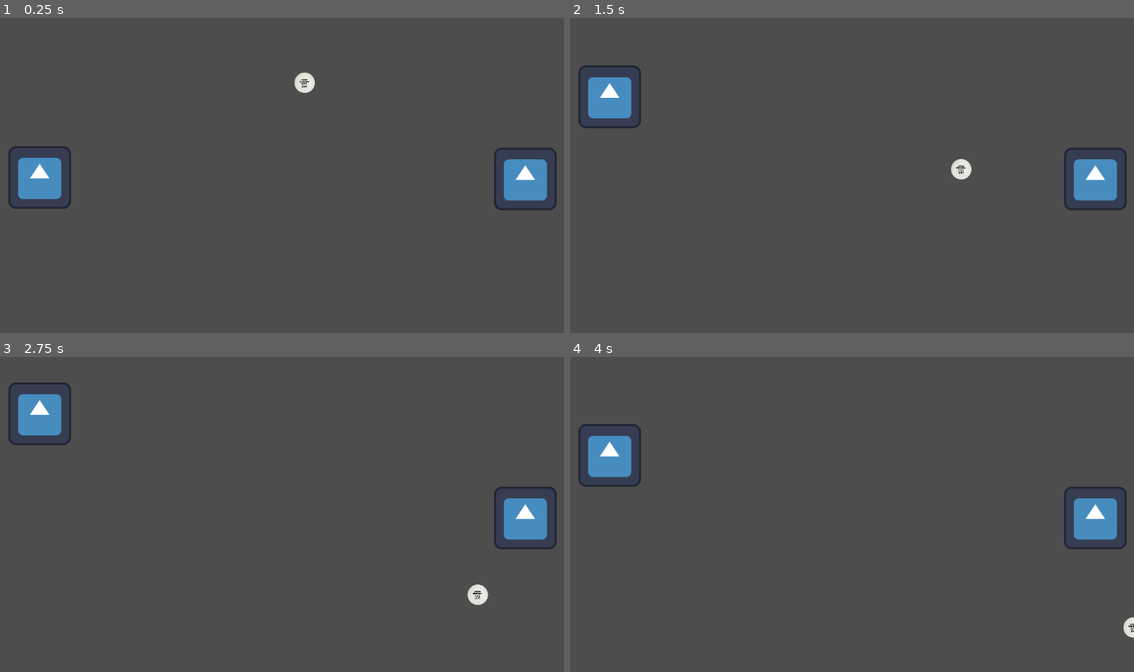
Above: before the commit, frames 1-4 (two rows, left to right).
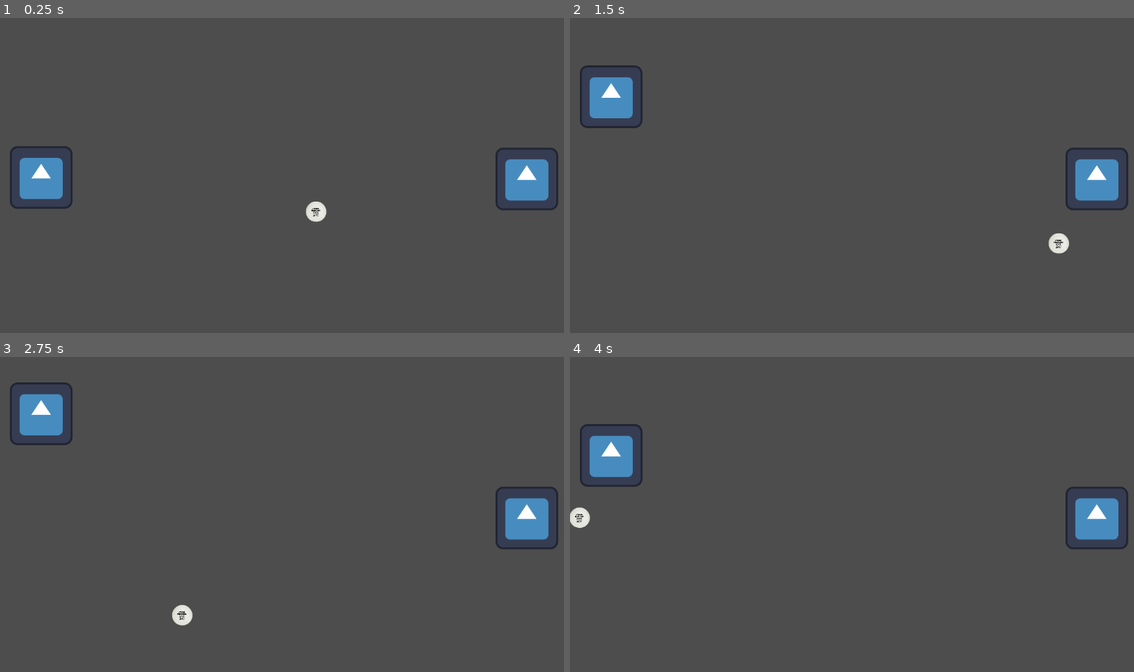
Above: after the commit, the same moments.

Repository: SOrtiz1967/Pong-Ortiz-2026
Game: Godot game, scene res://juego/mundo.tscn
The game is run twice, just before and just after one commit, with the same random seed, the same clock (stepped at 60 frames per second) and the same inputs. The engine's default icon, where the game draws it, is replaced by a stand-in: a white triangle on a blue panel in a dark square.
Inputs:
- Up to frame 1 (0.25 s): no input
- Up to frame 2 (1.5 s): hold W (arriba1) 0.53-1.28 s; hold S (abajo1) from 1.28 s (still down)
- Up to frame 3 (2.75 s): release S (abajo1) at 2.03 s; hold W (arriba1) from 2.03 s (still down)
- Up to frame 4 (4 s): release W (arriba1) at 3.53 s; hold S (abajo1) from 3.53 s (still down)

The runs differ from the first frame. In frame 1, 1.0% of the frame differs, in the area x 1-99%, y 17-65%; in frame 2, 1.0%; in frame 3, 0.9%; in frame 4, 0.9%.

Commit message:
funcionando la logica del juego mandando los puntos por la terminal

Diff:
--- /dev/null
+++ b/-pong/juego/mundo.gd
@@ -0,0 +1,30 @@
+extends Node2D
+#inicializo los puntos de ambos jugadores en 0
+var puntos_jugador_izq = 0
+var puntos_jugador_der = 0
+
+# Called when the node enters the scene tree for the first time.
+func _ready() -> void:
+	pass # Replace with function body.
+
+
+# Called every frame. 'delta' is the elapsed time since the previous frame.
+func _process(delta: float) -> void:
+	pass
+
+
+func _on_arcoizq_body_entered(body: Node2D) -> void:
+
+
+	if body.name == "pelota":
+		puntos_jugador_der += 1
+		print("Puntos Derecha: ", puntos_jugador_der)
+		body.call_deferred("reiniciar")
+
+func _on_arcoder_body_entered(body: Node2D) -> void:
+
+
+	if body.name == "pelota":
+		puntos_jugador_izq += 1
+		print("Puntos izquierda: ", puntos_jugador_izq)
+		body.call_deferred("reiniciar")
--- a/-pong/juego/mundo.tscn
+++ b/-pong/juego/mundo.tscn
@@ -1,16 +1,16 @@
 [gd_scene format=3 uid="uid://c0dcuc827yyyw"]
 
 [ext_resource type="PackedScene" uid="uid://ckwepa1swqv7r" path="res://juego/paletajugador.tscn" id="1_hssua"]
+[ext_resource type="Script" uid="uid://b21o7tskgpxue" path="res://juego/mundo.gd" id="1_sh0ne"]
 [ext_resource type="PackedScene" uid="uid://803d2ai4ii2e" path="res://juego/techo.tscn" id="2_ci5ue"]
 [ext_resource type="PackedScene" uid="uid://bbhmm355joxlv" path="res://juego/piso.tscn" id="3_embnx"]
-[ext_resource type="Texture2D" uid="uid://dex280ft6iym8" path="res://imgs/pelotita.png" id="4_embnx"]
-[ext_resource type="Script" uid="uid://dgf2n1vf3kcsq" path="res://juego/pelota.gd" id="4_sh0ne"]
+[ext_resource type="PackedScene" uid="uid://bcuissmgaa8mh" path="res://juego/pelota.tscn" id="4_embnx"]
 
-[sub_resource type="CircleShape2D" id="CircleShape2D_sh0ne"]
-radius = 21.0
+[sub_resource type="RectangleShape2D" id="RectangleShape2D_mplgi"]
+size = Vector2(385, 660)
 
 [node name="mundo" type="Node2D" unique_id=85346041]
-position = Vector2(-3, 0)
+script = ExtResource("1_sh0ne")
 
 [node name="paletajugador" parent="." unique_id=1717272184 instance=ExtResource("1_hssua")]
 position = Vector2(82, 330)
@@ -24,16 +24,20 @@
 
 [node name="piso" parent="." unique_id=1673839475 instance=ExtResource("3_embnx")]
 
-[node name="pelota" type="CharacterBody2D" parent="." unique_id=1233882225]
-position = Vector2(3, -220)
-script = ExtResource("4_sh0ne")
+[node name="pelota" parent="." unique_id=364806086 instance=ExtResource("4_embnx")]
+position = Vector2(575, 325)
 
-[node name="Sprite2D" type="Sprite2D" parent="pelota" unique_id=2144093550]
-position = Vector2(587, 317)
-scale = Vector2(0.25, 0.25)
-texture = ExtResource("4_embnx")
+[node name="arcoizq" type="Area2D" parent="." unique_id=1900993201]
 
-[node name="CollisionShape2D" type="CollisionShape2D" parent="pelota" unique_id=1036268381]
-position = Vector2(587, 317)
-shape = SubResource("CircleShape2D_sh0ne")
-one_way_collision_margin = 3.5
+[node name="CollisionShape2D" type="CollisionShape2D" parent="arcoizq" unique_id=42676050]
+position = Vector2(-193.5, 320)
+shape = SubResource("RectangleShape2D_mplgi")
+
+[node name="arcoder" type="Area2D" parent="." unique_id=1034919123]
+
+[node name="CollisionShape2D" type="CollisionShape2D" parent="arcoder" unique_id=2077956324]
+position = Vector2(1346, 320)
+shape = SubResource("RectangleShape2D_mplgi")
+
+[connection signal="body_entered" from="arcoizq" to="." method="_on_arcoizq_body_entered"]
+[connection signal="body_entered" from="arcoder" to="." method="_on_arcoder_body_entered"]
--- a/-pong/juego/pelota.gd
+++ b/-pong/juego/pelota.gd
@@ -1,6 +1,6 @@
 extends CharacterBody2D
 
-var velocidad_pelota = 200.0
+var velocidad_pelota = 400.0
 # Vector2(1, 1) hace que la pelota arranque moviéndose en diagonal
 var direccion = Vector2(1, 1).normalized()
 
@@ -12,3 +12,10 @@
 	if colision:
 		# Si la pelota choca (contra una paleta o el techo/piso), rebota
 		direccion = direccion.bounce(colision.get_normal())
+		#correcdion del error del arrastre
+		global_position += colision.get_normal() * 5.0
+
+func reiniciar():
+	# volver la pelota al medio para reiniciar despues de un punto
+	global_position = Vector2(575, 325)
+	direccion.x = -direccion.x
--- /dev/null
+++ b/-pong/juego/pelota.tscn
@@ -0,0 +1,18 @@
+[gd_scene format=3 uid="uid://bcuissmgaa8mh"]
+
+[ext_resource type="Script" uid="uid://dgf2n1vf3kcsq" path="res://juego/pelota.gd" id="1_psdgp"]
+[ext_resource type="Texture2D" uid="uid://dex280ft6iym8" path="res://imgs/pelotita.png" id="2_wr6mx"]
+
+[sub_resource type="CircleShape2D" id="CircleShape2D_sh0ne"]
+radius = 21.0
+
+[node name="pelota" type="CharacterBody2D" unique_id=364806086]
+script = ExtResource("1_psdgp")
+
+[node name="Sprite2D" type="Sprite2D" parent="." unique_id=1576273808]
+scale = Vector2(0.25, 0.25)
+texture = ExtResource("2_wr6mx")
+
+[node name="CollisionShape2D" type="CollisionShape2D" parent="." unique_id=1917239647]
+shape = SubResource("CircleShape2D_sh0ne")
+one_way_collision_margin = 3.5
Not shown, added: -pong/juego/mundo.gd.uid
